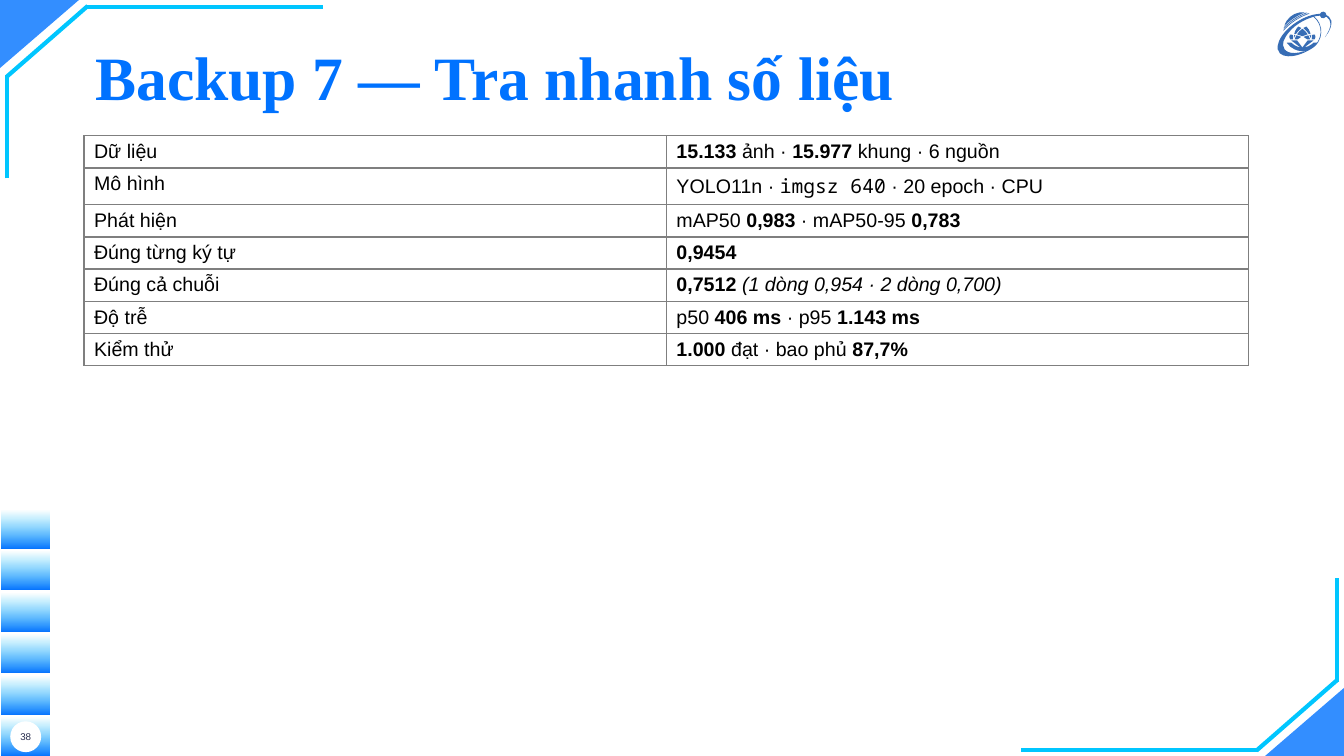
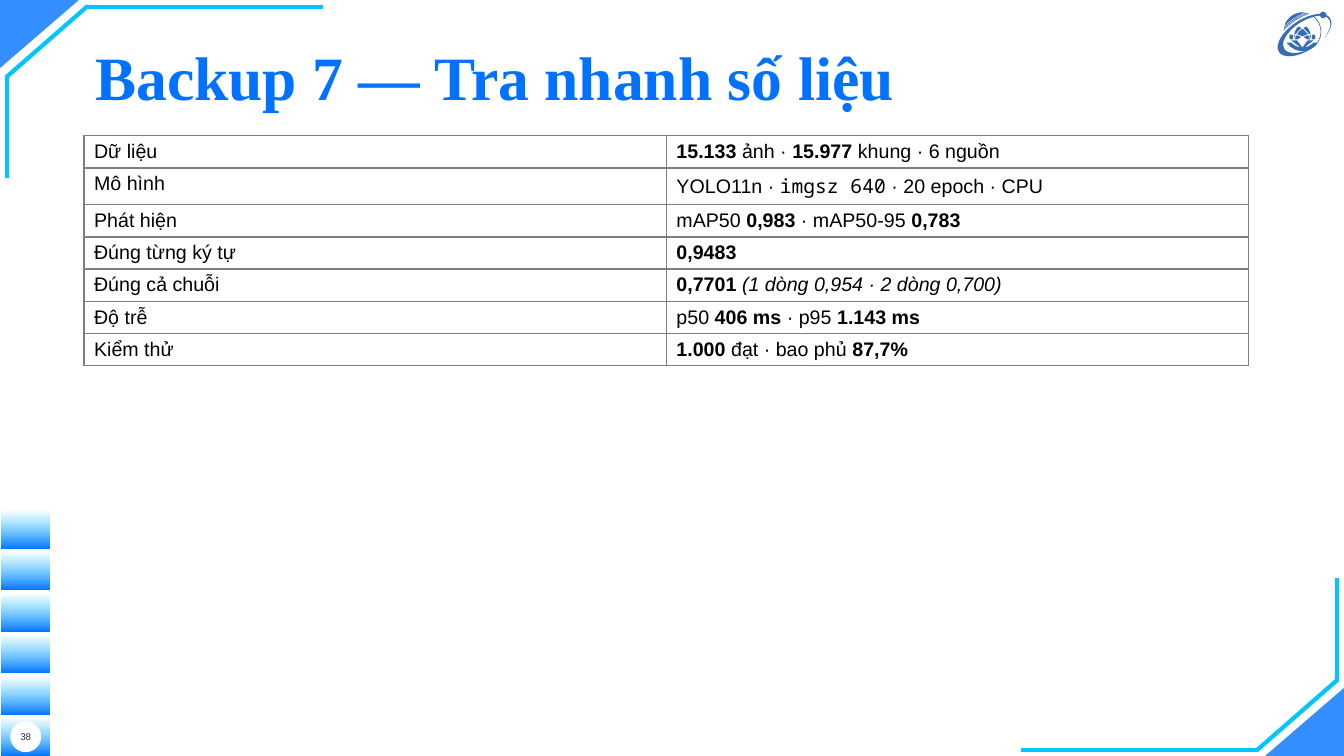
Before and after one commit to hieunguyen2604/alpr-do-an-mon-hoc, a slide deck: slide 38 of docs/slides/slides.pptx. Drawn at 1344x756 pixels with LibreOffice and Linux fonts; fonts in the diff are those of the drawing; background and template pictures are left out. Boxes give left, top, right and bottom in pixels: in the first picture for what was removed or moved away, otherwise in the second. Text is boxed around its words. In the diff, an @@ line names an element or a change of style, - is before the commit and + after.

```diff
--- a/docs/slides/slides.pptx
+++ b/docs/slides/slides.pptx
@@ table at (x1=84, y1=136, x2=1249, y2=681) @@
-row 4, column 2: 0,9454
+row 4, column 2: 0,9483
-row 5, column 2: 0,7512 (1 dòng 0,954 · 2 dòng 0,700)
+row 5, column 2: 0,7701 (1 dòng 0,954 · 2 dòng 0,700)
```
Also in this commit, not shown: 7 other slides changed, 24 other files.
